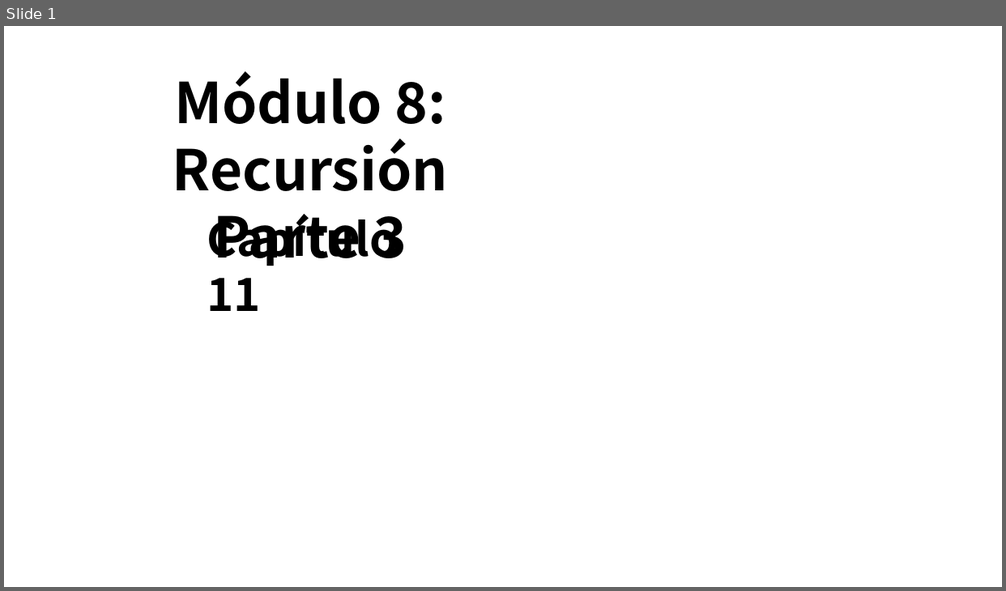
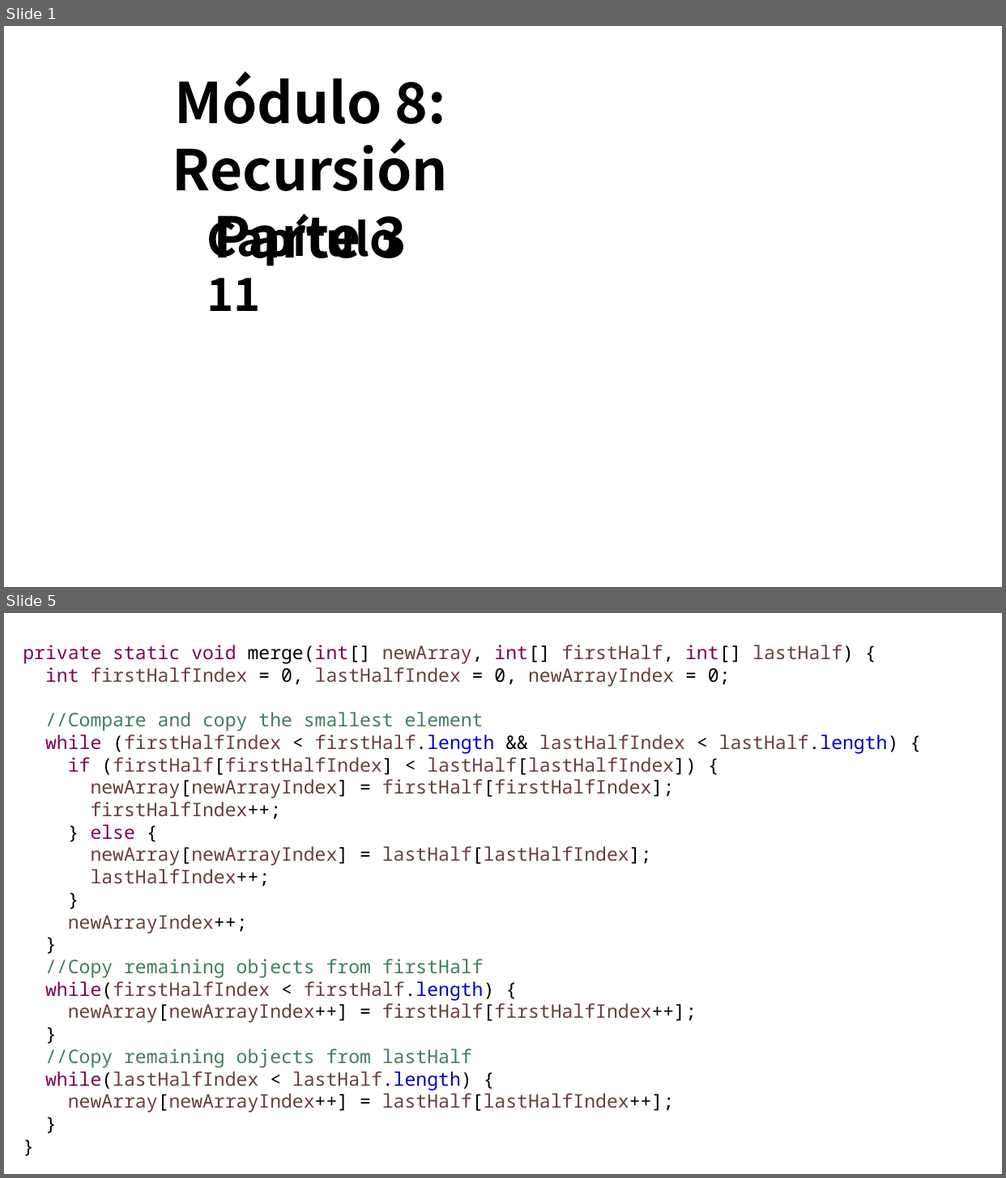
Before and after one commit to OMardil/INFO2, a slide deck: MOD08_Recursion/01 Presentacion/INFO2_MOD08_3-Merge_Sort.pptx. Shown one above the other, each under a label of ours: slide 1 before the commit, slides 1 and 5 after it; the slides between them are not shown. The pictures are 1006x591 and 1006x1178 pixels, drawn with LibreOffice and Linux fonts; fonts in the diff are those of the drawing; background and template pictures are left out. Boxes give left, top, right and bottom in pixels: in the first picture for what was removed or moved away, otherwise in the second. Text is boxed around its words. In the diff, an @@ line names an element or a change of style, - is before the commit and + after.

Commit message:
Update PPT

```diff
--- a/MOD08_Recursion/01 Presentacion/INFO2_MOD08_3-Merge_Sort.pptx
+++ b/MOD08_Recursion/01 Presentacion/INFO2_MOD08_3-Merge_Sort.pptx
@@ slide 5 added at [4, 613, 1002, 1174], background #FFFFFF @@
@@ text added at [23, 645, 899, 1113], 18 pt, text #6A3E3E @@
+private static void merge(int[] newArray, int[] firstHalf, int[] lastHalf) {
+int firstHalfIndex = 0, lastHalfIndex = 0, newArrayIndex = 0;
+//Compare and copy the smallest element
+while (firstHalfIndex < firstHalf.length && lastHalfIndex < lastHalf.length) {
+if (firstHalf[firstHalfIndex] < lastHalf[lastHalfIndex]) {
+newArray[newArrayIndex] = firstHalf[firstHalfIndex];
+firstHalfIndex++;
+} else {
+newArray[newArrayIndex] = lastHalf[lastHalfIndex];
+lastHalfIndex++;
+}
+newArrayIndex++;
+}
+//Copy remaining objects from firstHalf
+while(firstHalfIndex < firstHalf.length) {
+newArray[newArrayIndex++] = firstHalf[firstHalfIndex++];
+}
+//Copy remaining objects from lastHalf
+while(lastHalfIndex < lastHalf.length) {
+newArray[newArrayIndex++] = lastHalf[lastHalfIndex++];
+}
+}
```
Also in this commit, not shown: 2 slides changed, 8 other slides added, 4 slides removed, 3 other files.
